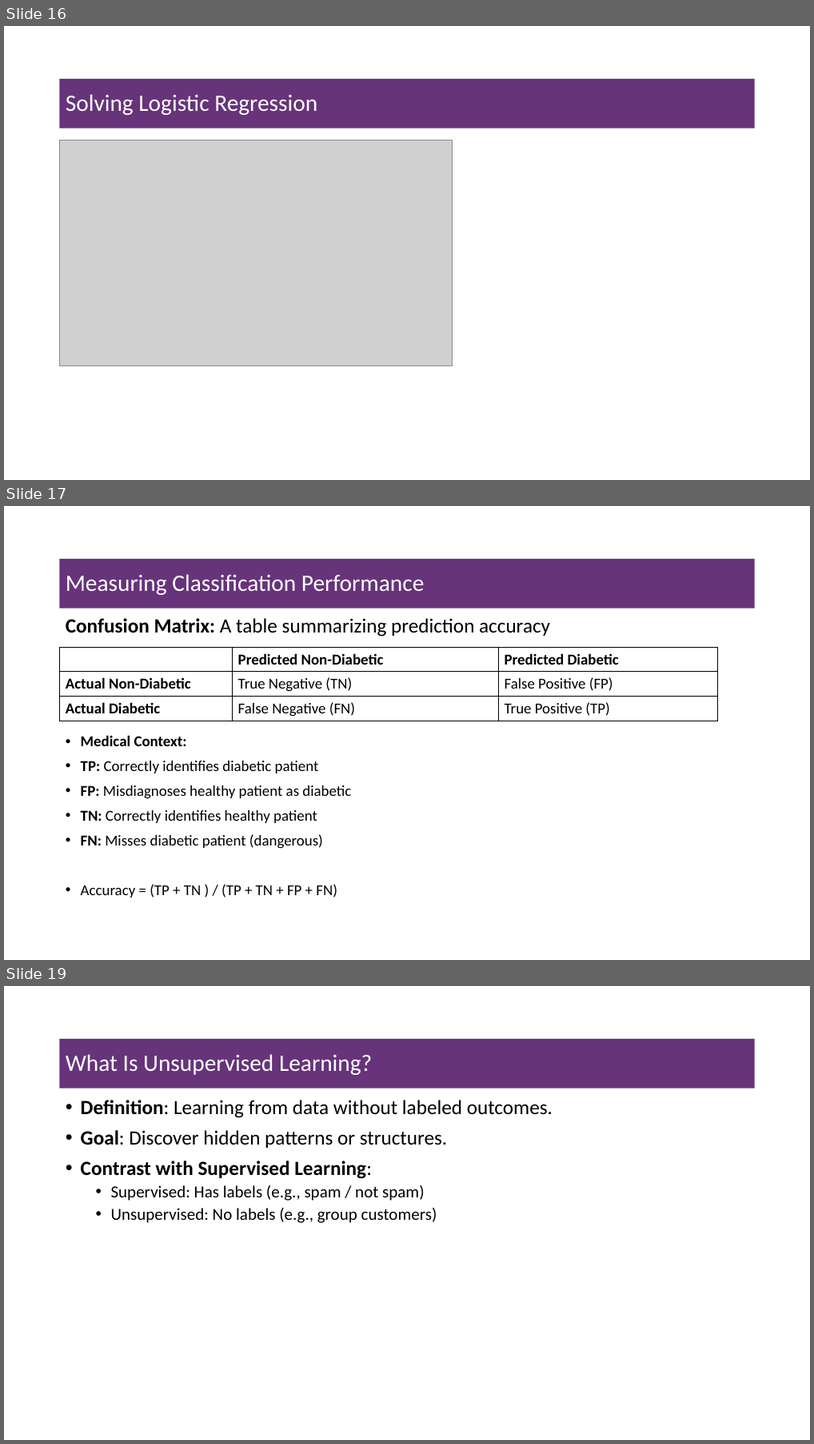
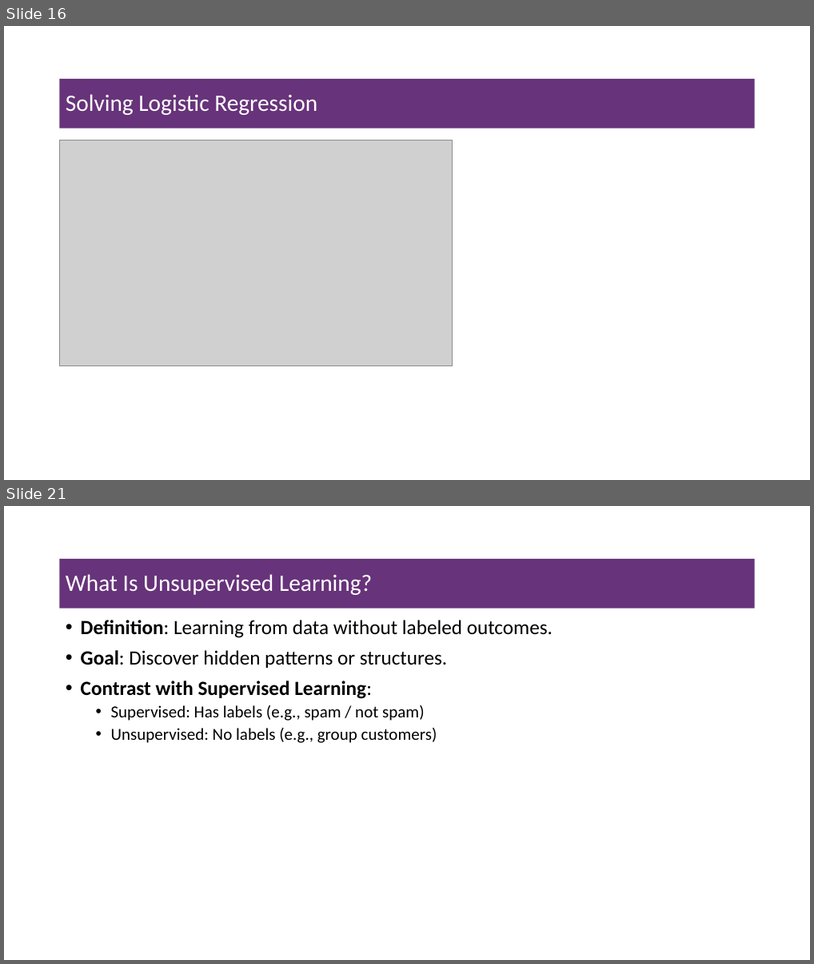
Before and after one commit to msfasha/A0597203-AI_Business_Applications, a slide deck: Part 2 - Introduction to Machine Learning/Introduction to Machine Learning.pptx. Shown one above the other, each under a label of ours: slides 16, 17 and 19 before the commit, slides 16 and 21 after it; the slides between them are not shown. The pictures are 814x1444 and 814x964 pixels, drawn with LibreOffice and Linux fonts; fonts in the diff are those of the drawing; grey boxes stand for pictures. Boxes give left, top, right and bottom in pixels: in the first picture for what was removed or moved away, otherwise in the second. Text is boxed around its words. In the diff, an @@ line names an element or a change of style, - is before the commit and + after.

```diff
--- a/Part 2 - Introduction to Machine Learning/Introduction to Machine Learning.pptx
+++ b/Part 2 - Introduction to Machine Learning/Introduction to Machine Learning.pptx
@@ slide 17 removed at [4,506,810,960], background #FFFFFF @@
@@ title removed at [60,559,755,608] @@
-Measuring Classification Performance
@@ text removed at [66,618,550,636] @@
-Confusion Matrix: A table summarizing prediction accuracy
@@ table removed at [60,647,718,720], 3 rows, 3 columns @@
- | Predicted Non-Diabetic | Predicted Diabetic
-Actual Non-Diabetic | True Negative (TN) | False Positive (FP)
-Actual Diabetic | False Negative (FN) | True Positive (TP)
@@ text removed at [81,735,351,897] @@
-• Medical Context:
-• TP: Correctly identifies diabetic patient
-• FP: Misdiagnoses healthy patient as diabetic
-• TN: Correctly identifies healthy patient
-• FN: Misses diabetic patient (dangerous)
-• Accuracy = (TP + TN ) / (TP + TN + FP + FN)
@@ what was slide 19 is now slide 21 @@
```
Also in this commit, not shown: 3 slides changed, 3 slides added, 9 other files.
